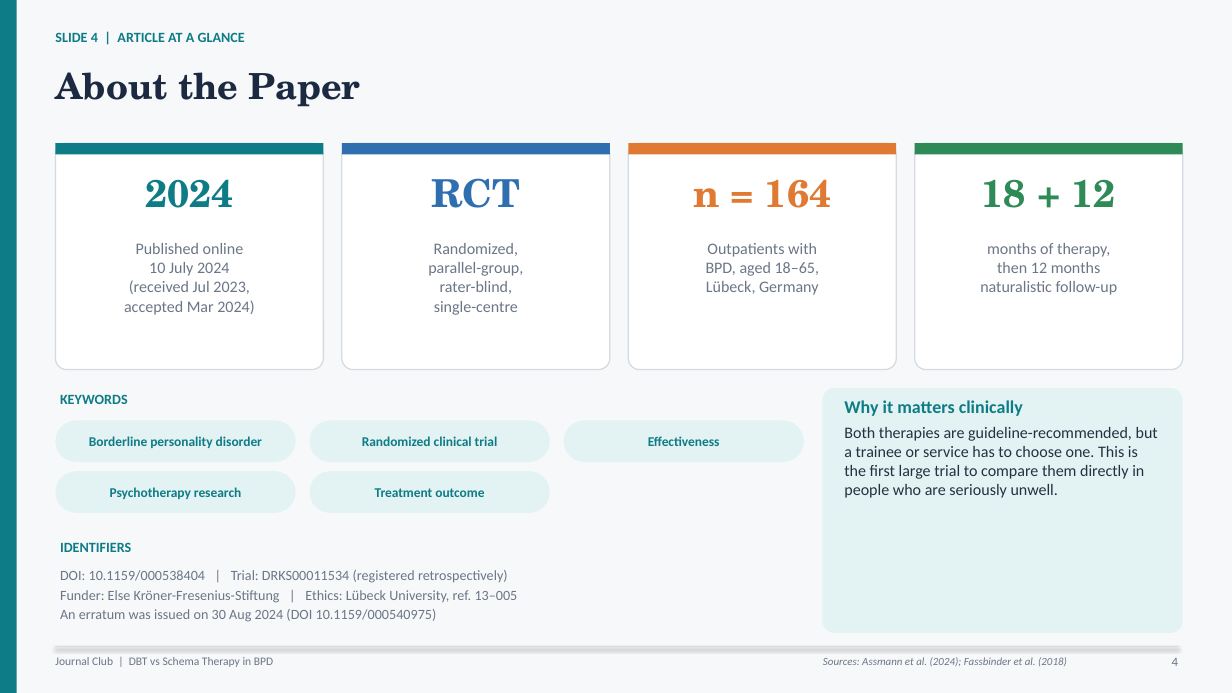
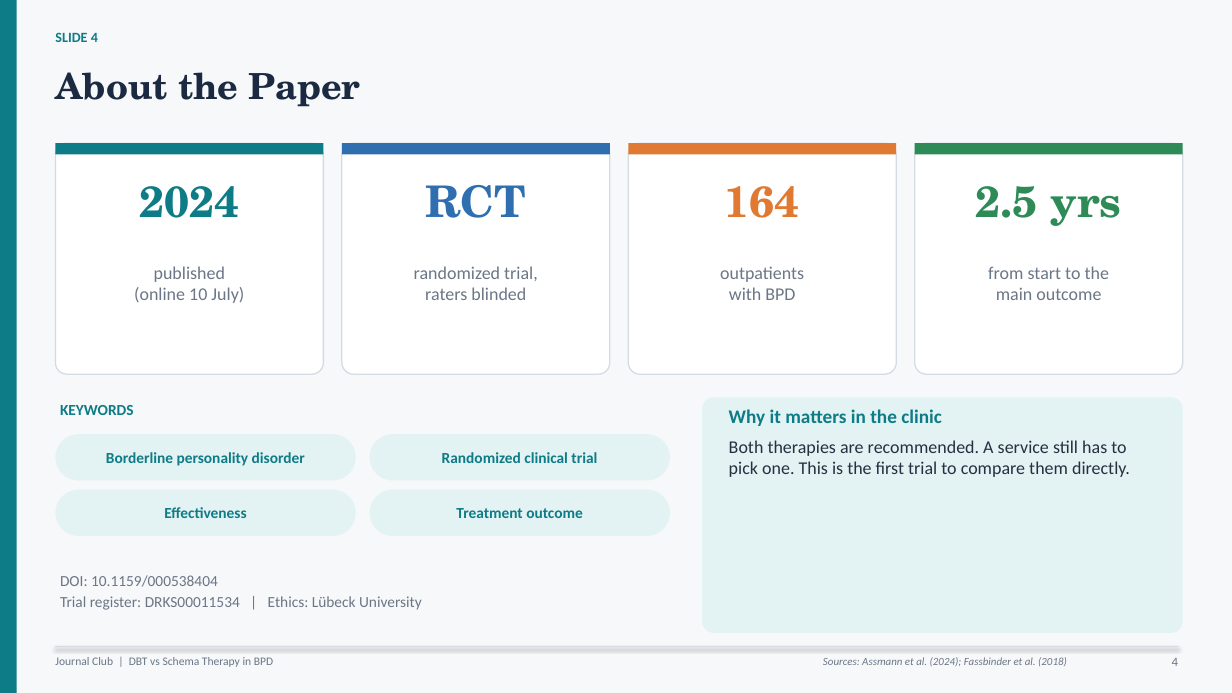
Before and after one commit to tejasdangodra786-byte/Dango-kiro, a slide deck: slide 4 of DBT_vs_Schema_Therapy_BPD_JournalClub.pptx. Drawn at 1232x693 pixels with LibreOffice and Linux fonts; fonts in the diff are those of the drawing. Boxes give left, top, right and bottom in pixels: in the first picture for what was removed or moved away, otherwise in the second. Text is boxed around its words. In the diff, an @@ line names an element or a change of style, - is before the commit and + after.

```diff
--- a/DBT_vs_Schema_Therapy_BPD_JournalClub.pptx
+++ b/DBT_vs_Schema_Therapy_BPD_JournalClub.pptx
@@ text at (x1=55, y1=32, x2=98, y2=42): text changed @@
-SLIDE 4 | ARTICLE AT A GLANCE
+SLIDE 4
@@ rounded rectangle resized from (x1=55, y1=143, x2=323, y2=370) to (x1=55, y1=143, x2=323, y2=374) @@
@@ rounded rectangle resized from (x1=342, y1=143, x2=610, y2=370) to (x1=342, y1=143, x2=610, y2=374) @@
@@ rounded rectangle resized from (x1=628, y1=143, x2=897, y2=370) to (x1=628, y1=143, x2=897, y2=374) @@
@@ rounded rectangle resized from (x1=915, y1=143, x2=1183, y2=370) to (x1=915, y1=143, x2=1183, y2=374) @@
@@ text "2024" at (x1=139, y1=186, x2=239, y2=218): size 30 to 34 pt @@
@@ text "RCT" at (x1=425, y1=185, x2=526, y2=218): size 30 to 34 pt @@
@@ text at (x1=725, y1=186, x2=800, y2=218): text changed; size 30 to 34 pt @@
-n = 164
+164
@@ text at (x1=976, y1=186, x2=1121, y2=226): text changed; size 30 to 34 pt @@
-18 + 12
+2.5 yrs
@@ text at (x1=134, y1=266, x2=244, y2=303): text changed; size 12.5 to 14 pt @@
-Published online
-10 July 2024
-(received Jul 2023,
-accepted Mar 2024)
+published
+(online 10 July)
@@ text at (x1=414, y1=266, x2=538, y2=300): text changed; size 12.5 to 14 pt @@
-Randomized,
-parallel-group,
-rater-blind,
-single-centre
+randomized trial,
+raters blinded
@@ text at (x1=720, y1=266, x2=804, y2=300): text changed; size 12.5 to 14 pt @@
-Outpatients with
-BPD, aged 18–65,
-Lübeck, Germany
+outpatients
+with BPD
@@ text at (x1=988, y1=266, x2=1109, y2=300): text changed; size 12.5 to 14 pt @@
-months of therapy,
-then 12 months
-naturalistic follow-up
+from start to the
+main outcome
@@ text "KEYWORDS" moved from (x1=60, y1=394, x2=128, y2=404) to (x1=60, y1=405, x2=134, y2=415) @@
@@ text "KEYWORDS" at (x1=60, y1=405, x2=134, y2=415): size 11 to 12 pt @@
@@ rounded rectangle "Why it matters in the ..." resized from (x1=823, y1=388, x2=1183, y2=633) to (x1=702, y1=397, x2=1183, y2=633) @@
@@ text in rounded rectangle at (x1=729, y1=409, x2=1130, y2=477): text changed; size 12.5 to 14 pt @@
-Why it matters clinically
-Both therapies are guideline-recommended, but a trainee or service has to choose one. This is the first large trial to compare them directly in people who are seriously unwell.
+Why it matters in the clinic
+Both therapies are recommended. A service still has to pick one. This is the first trial to compare them directly.
@@ rounded rectangle "Borderline personality disorder" resized from (x1=55, y1=421, x2=296, y2=462) to (x1=55, y1=434, x2=356, y2=481) @@
@@ rounded rectangle "Randomized clinical trial" resized from (x1=310, y1=421, x2=550, y2=462) to (x1=370, y1=434, x2=670, y2=481) @@
@@ rounded rectangle removed at (x1=55, y1=471, x2=296, y2=513) @@
-Psychotherapy research
@@ rounded rectangle "Effectiveness" resized from (x1=564, y1=421, x2=804, y2=462) to (x1=55, y1=490, x2=356, y2=536) @@
@@ size 10.5 to 12 pt in 4 elements at (x1=55, y1=434, x2=356, y2=481), (x1=370, y1=434, x2=670, y2=481), (x1=55, y1=490, x2=356, y2=536), (x1=370, y1=490, x2=670, y2=536) @@
@@ rounded rectangle "Treatment outcome" resized from (x1=310, y1=471, x2=550, y2=513) to (x1=370, y1=490, x2=670, y2=536) @@
@@ text removed at (x1=60, y1=542, x2=131, y2=552) @@
-IDENTIFIERS
@@ text at (x1=60, y1=575, x2=422, y2=610): text changed; size 11 to 12 pt @@
-DOI: 10.1159/000538404 | Trial: DRKS00011534 (registered retrospectively)
-Funder: Else Kröner-Fresenius-Stiftung | Ethics: Lübeck University, ref. 13–005
-An erratum was issued on 30 Aug 2024 (DOI 10.1159/000540975)
+DOI: 10.1159/000538404
+Trial register: DRKS00011534 | Ethics: Lübeck University
```
Also in this commit, not shown: 35 other slides changed.
